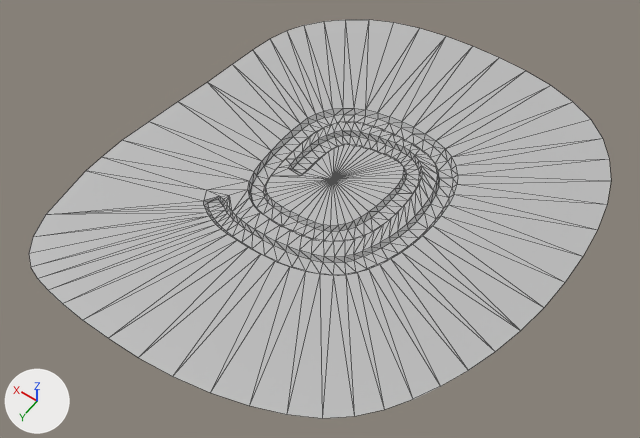
The FBX model Ballendispenser/glijbaan.fbx: old version first, new version second.
Camera for both pictures: a camera (50 mm lens) standing at (-0.394, 0.597, 0.86) and looking at (0.002, 0.041, -0.013). The lights are fixed; the arrows at lower left show +X, +Y and +Z. Mesh edges are drawn as thin lines. Where no turn or scale is listed for an object, it has been applied to the vertices.
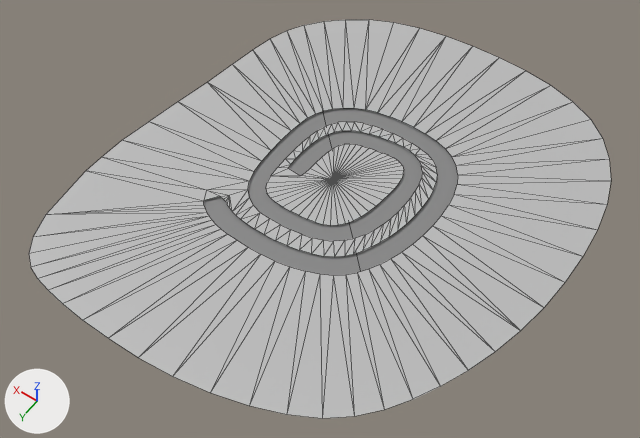
Where the newer file only moved an object's origin or applied its transform, the numbers keep the older frame.

Location of each change, [x1, y1, x2, y2] in pixels of the pictures (640 x 438 px):
'pPlane1', added: after [204, 108, 458, 276]
part 1 of me_mesh, deleted: before [204, 108, 458, 276]

The change, as a list of edits to the scene's bpy script:
```text
Add mat_lambert2:
    mat_lambert2 = principled_material('lambert2')
    mat_lambert2.base_color = (0.243, 0.243, 0.243)  # grey #878787
Change me_mesh:
    used by ob_pcube2; location = (-0.008, 0.001, 0.009)
    remove me_mesh.from_pydata(...)  # 448 vertices, 841 faces; spans x -0.285..0.285, y -0.326..0.326, z -0.004..0.004
    add me_mesh.from_pydata(...)  # 253 vertices, 256 faces; spans x -0.285..0.285, y -0.326..0.326, z 0.004
    me_mesh part 1
    195 vertices are removed from x -0.114..0.128, y -0.135..0.135, z -0.004..0.002
    585 faces are deleted
Add me_mesh_001:
    me_mesh_001.from_pydata([(-0.172, -0.172, 0.0), (0.172, -0.172, 0.0), (-0.172, 0.172, 0.0), (0.172, 0.172, 0.0)], [], [(0, 1, 2), (2, 1, 3)])
    me_mesh_001.materials.append(mat_lambert2)  # grey #878787
Add ob_pplane1:
    ob_pplane1 = bpy.data.objects.new('pPlane1', me_mesh_001)
    ob_pplane1.location = (0.0, 0.0, 0.009)
```
